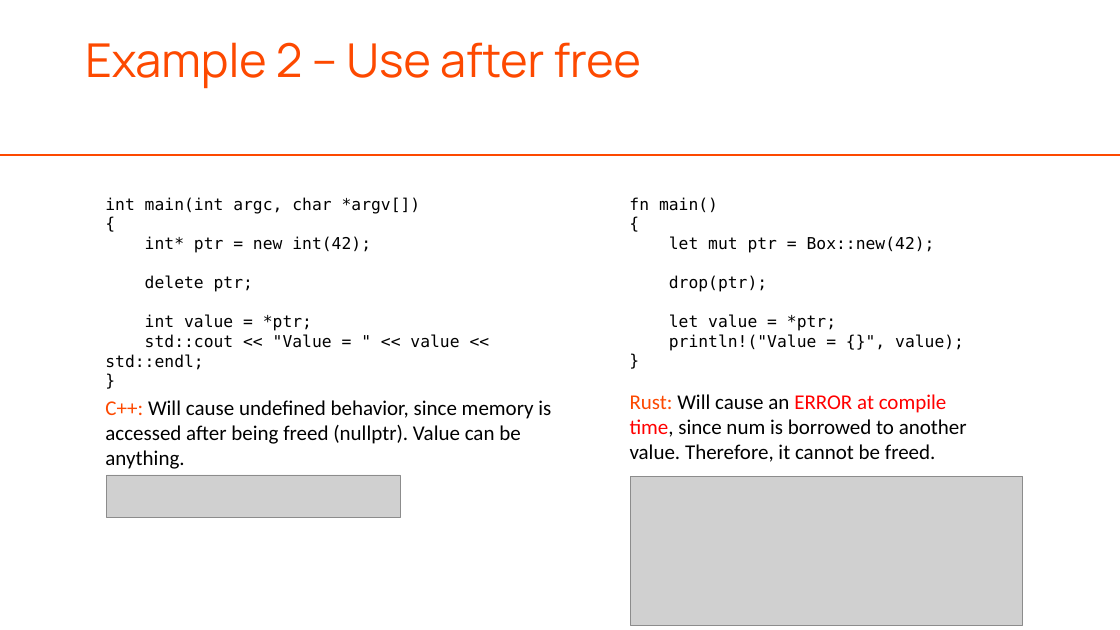
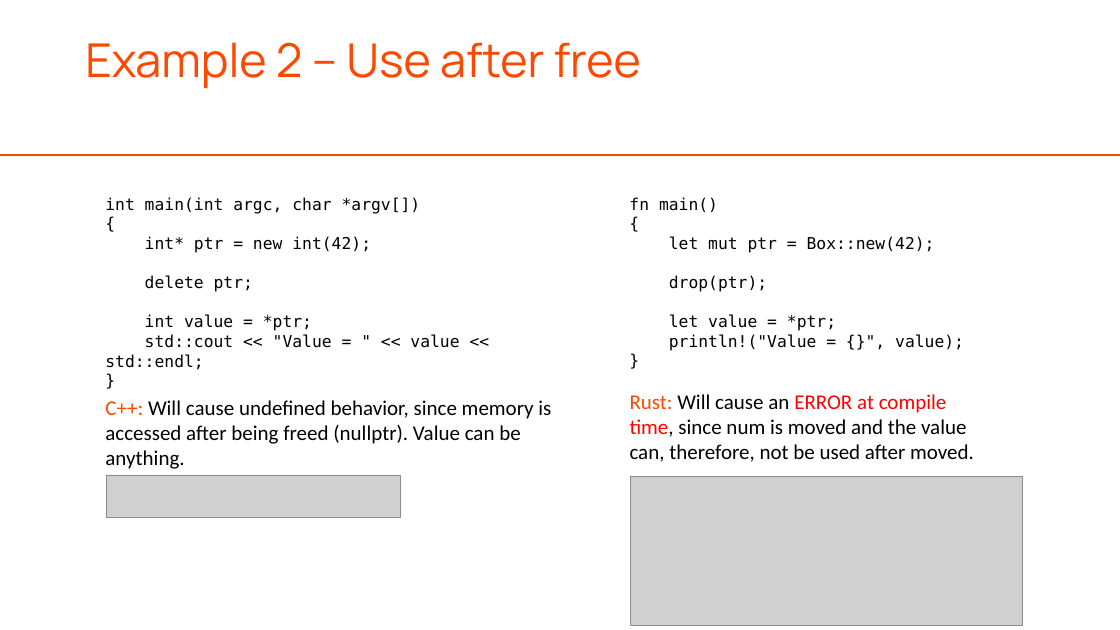
Before and after one commit to djalberts37/Cpp-vs-Rust, a slide deck: slide 14 of doc/Cpp_vs_Rust.pptx. Drawn at 1120x630 pixels with LibreOffice and Linux fonts; fonts in the diff are those of the drawing; grey boxes stand for pictures; background and template pictures are left out. Boxes give left, top, right and bottom in pixels: in the first picture for what was removed or moved away, otherwise in the second. Text is boxed around its words. In the diff, an @@ line names an element or a change of style, - is before the commit and + after.

```diff
--- a/doc/Cpp_vs_Rust.pptx
+++ b/doc/Cpp_vs_Rust.pptx
@@ text at [630, 394, 974, 462]: text changed @@
-Rust: Will cause an ERROR at compile time, since num is borrowed to another value. Therefore, it cannot be freed.
+Rust: Will cause an ERROR at compile time, since num is moved and the value can, therefore, not be used after moved.
```
Also in this commit, not shown: 2 other slides changed, 1 slide added, 1 slide removed.
